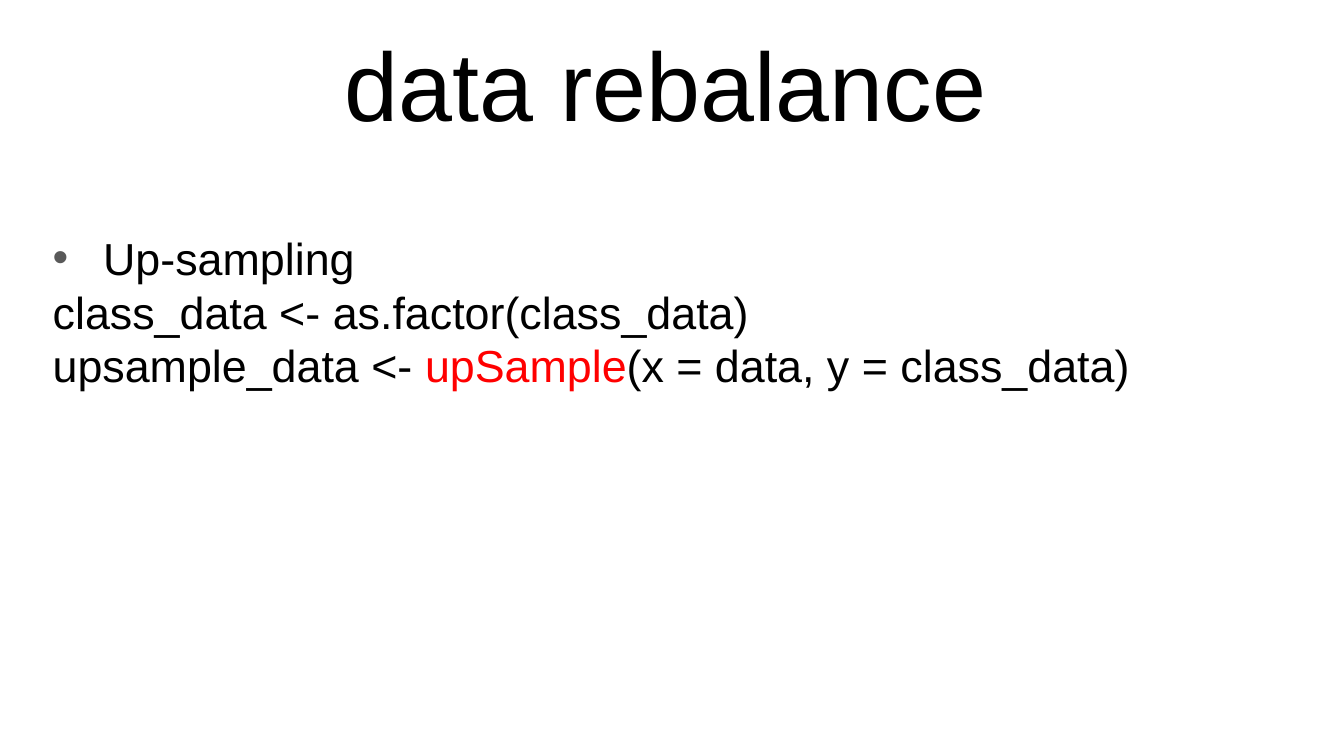
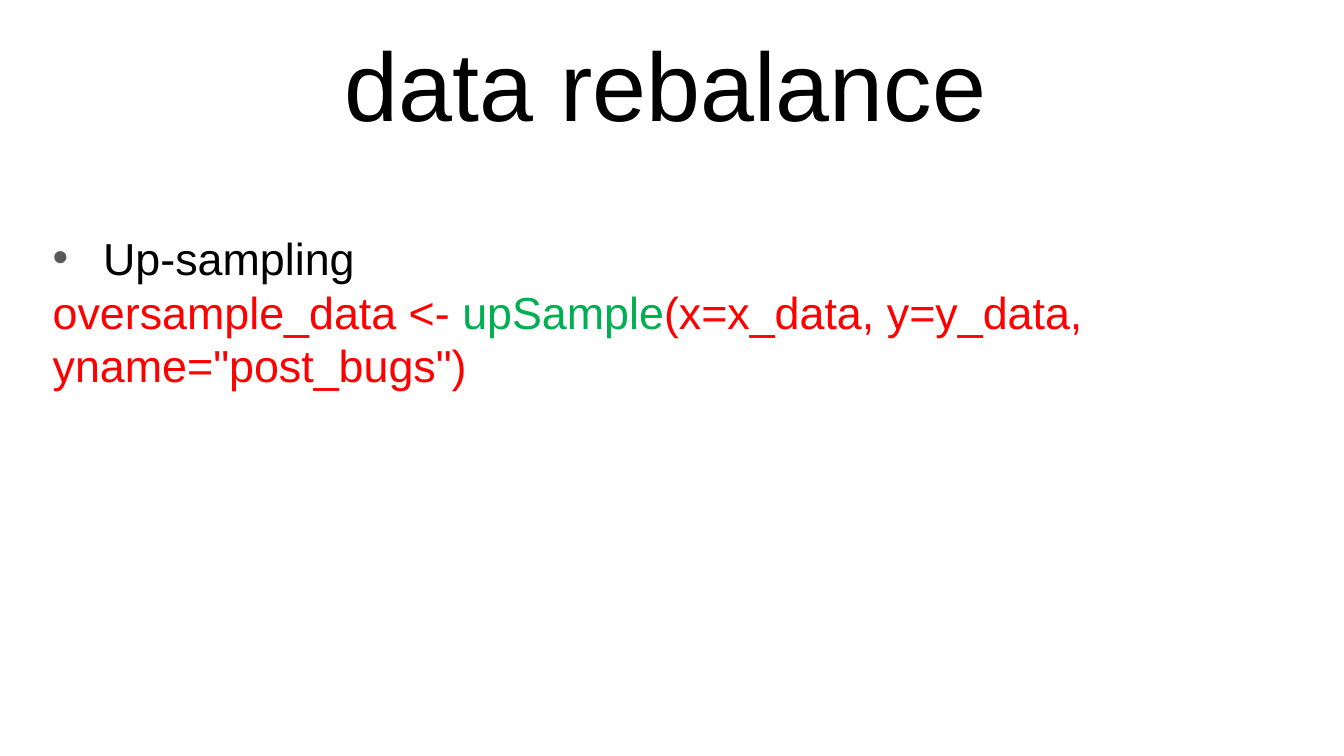
Before and after one commit to jinfuchen/R-model, a slide deck: slide 27 of R model.pptx (slide 22 before the commit). Drawn at 1344x756 pixels with LibreOffice and Linux fonts; fonts in the diff are those of the drawing. Boxes give left, top, right and bottom in pixels: in the first picture for what was removed or moved away, otherwise in the second. Text is boxed around its words. In the diff, an @@ line names an element or a change of style, - is before the commit and + after.

```diff
--- a/R model.pptx
+++ b/R model.pptx
@@ subtitle at bbox=[53, 296, 1082, 391]: text changed; text colour #000000 to #FF0000 @@
-class_data <- as.factor(class_data)
-upsample_data <- upSample(x = data, y = class_data)
+oversample_data <- upSample(x=x_data, y=y_data, yname="post_bugs")
```
Also in this commit, not shown: 12 other slides changed, 5 slides added, 1 other file.
